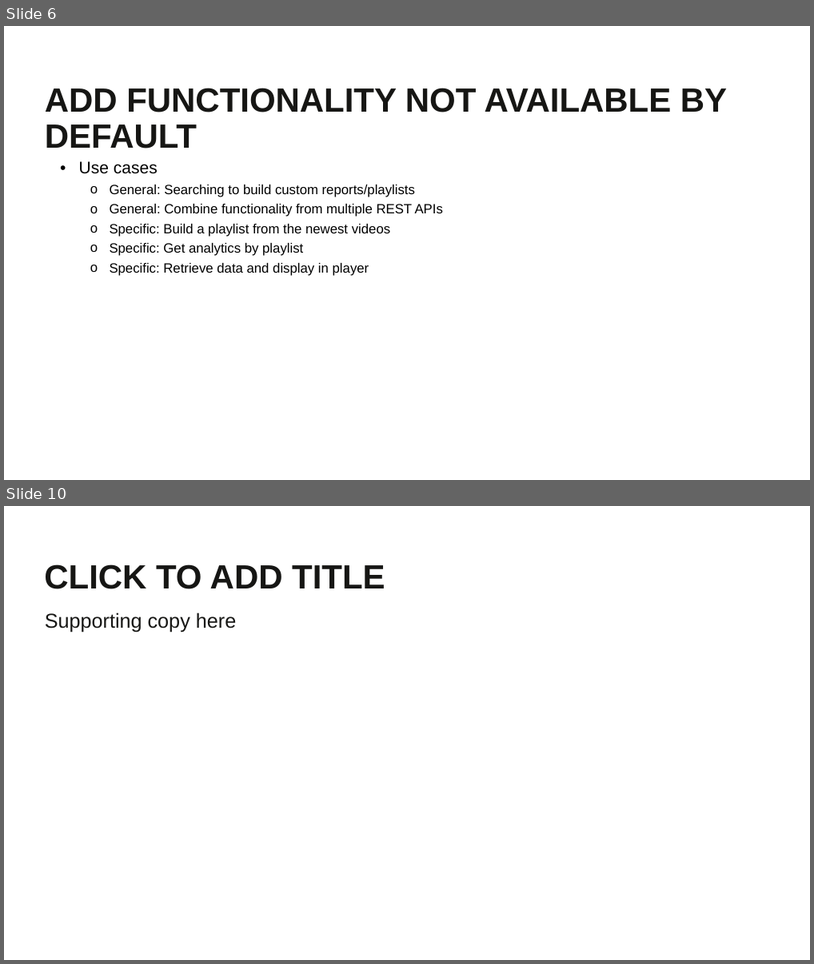
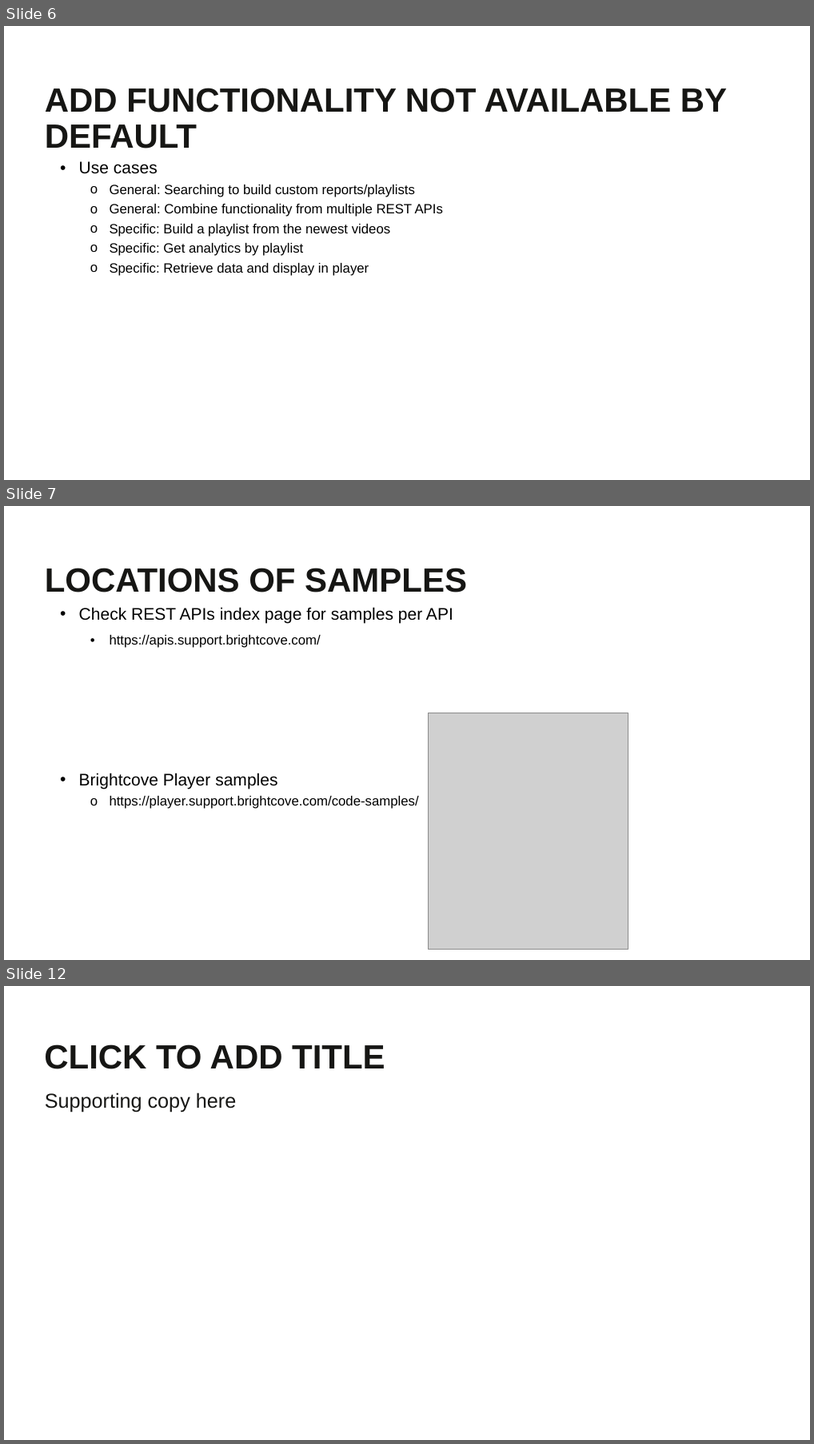
Before and after one commit to BrightcoveLearning/BCL-LearningSamples, a slide deck: PLAYTV2020/matt-boles-video.pptx. Shown one above the other, each under a label of ours: slides 6 and 10 before the commit, slides 6, 7 and 12 after it; the slides between them are not shown. The pictures are 814x964 and 814x1444 pixels, drawn with LibreOffice and Linux fonts; fonts in the diff are those of the drawing; grey boxes stand for pictures; background and template pictures are left out. Boxes give left, top, right and bottom in pixels: in the first picture for what was removed or moved away, otherwise in the second. Text is boxed around its words. In the diff, an @@ line names an element or a change of style, - is before the commit and + after.

```diff
--- a/PLAYTV2020/matt-boles-video.pptx
+++ b/PLAYTV2020/matt-boles-video.pptx
@@ slide 7 added at (4, 506, 810, 960), background #FFFFFF @@
@@ text added at (45, 568, 467, 592), 40 pt, text #161614, bold @@
+LOCATIONS OF SAMPLES
@@ text added at (79, 607, 454, 808), 16 pt, text #000000 @@
+• Check REST APIs index page for samples per API
+  • https://apis.support.brightcove.com/
+• Brightcove Player samples
+  o https://player.support.brightcove.com/code-samples/
@@ picture added at (429, 712, 629, 949) @@
@@ what was slide 10 is now slide 12 @@
```
Also in this commit, not shown: 2 slides changed, 3 other slides added, 2 slides removed, 1 other file.
